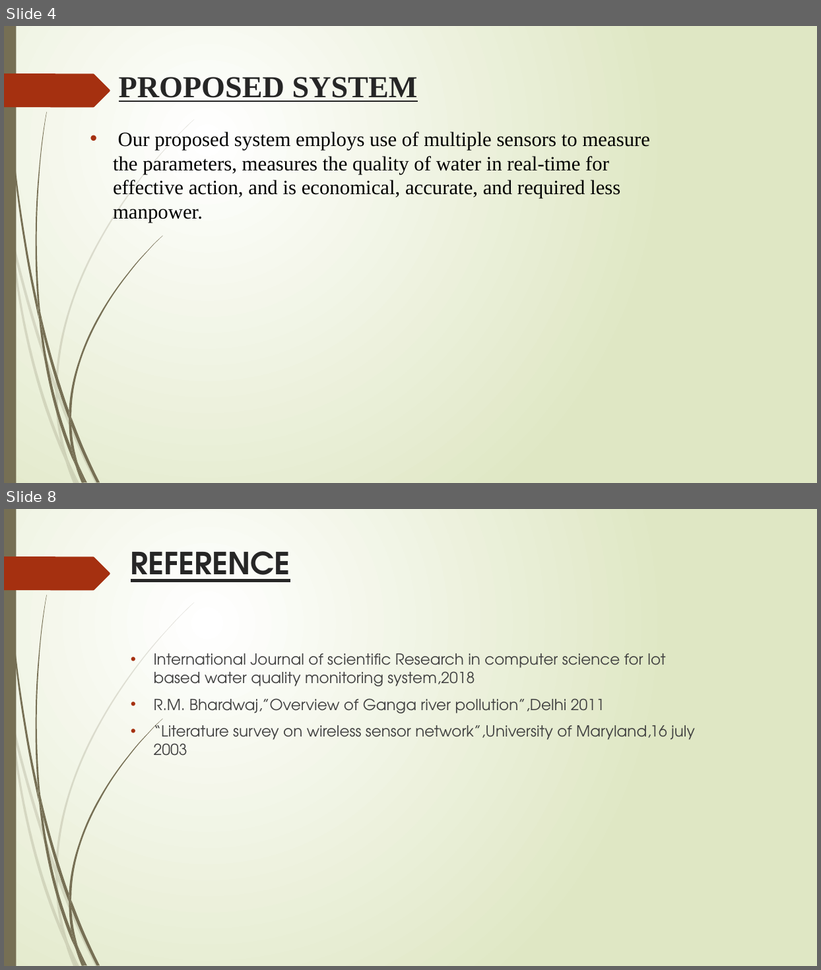
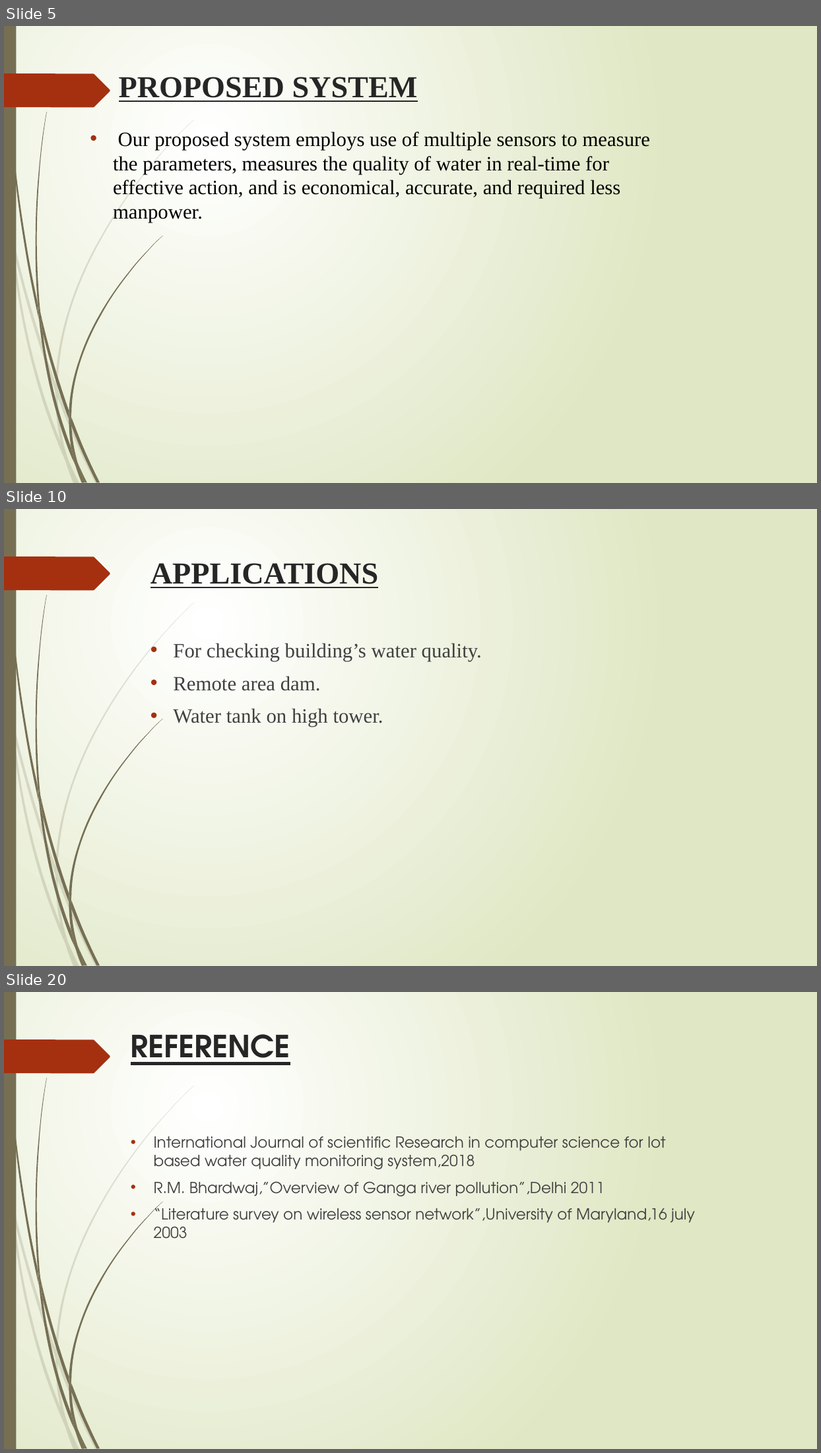
Before and after one commit to krishnajakrishna/main-project, a slide deck: Water Quality Monitoring System Using IOT.pptx. Shown one above the other, each under a label of ours: slides 4 and 8 before the commit, slides 5, 10 and 20 after it; the slides between them are not shown. The pictures are 821x970 and 821x1453 pixels, drawn with LibreOffice and Linux fonts; fonts in the diff are those of the drawing. Boxes give left, top, right and bottom in pixels: in the first picture for what was removed or moved away, otherwise in the second. Text is boxed around its words. In the diff, an @@ line names an element or a change of style, - is before the commit and + after.

```diff
--- a/Water Quality Monitoring System Using IOT.pptx
+++ b/Water Quality Monitoring System Using IOT.pptx
@@ slide 10 added at [4, 509, 817, 966], background gradient #FFFFFF to #DFE8C4; not listed: 24 template elements that a slide beside it also shows @@
@@ title added at [151, 563, 378, 588], 36 pt, text #262626, bold, underline @@
+APPLICATIONS
@@ text added at [173, 643, 482, 727], 24 pt, text #404040 @@
+• For checking building’s water quality.
+• Remote area dam.
+• Water tank on high tower.
@@ what was slide 4 is now slide 5 @@
@@ what was slide 8 is now slide 20 @@
```
Also in this commit, not shown: 3 slides changed, 11 other slides added.
